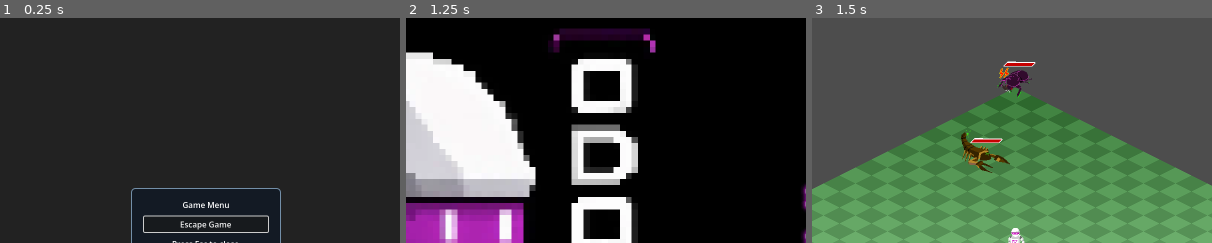
Above: before the commit, frames 1-3 (left to right).
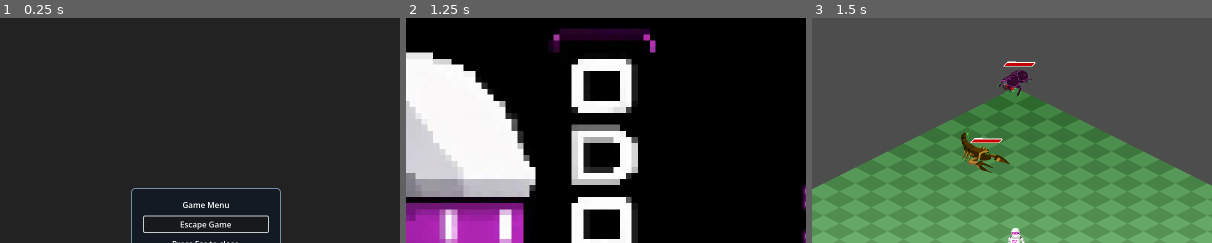
Above: after the commit, the same moments.

Repository: NoeRoberties/Odomat
Game: Godot game, scene res://Scenes/UI/InGameMenu/InGameMenu.tscn
Two runs of this game, one before a commit and one after it. Both use one fixed random seed, a clock stepped at 60 frames per second and the inputs below. This scene is started directly instead of the project's main scene.
Inputs:
- Up to frame 1 (0.25 s): no input
- Up to frame 2 (1.25 s): click "Escape Game" at 0.5 s
- Up to frame 3 (1.5 s): click "Start Game" at 1.25 s
The pictures show only the part of the screen within x 24-74%, y 0-50%; the shares and areas given below are measured in that part.

Frames 1-2 are identical in both runs. In frame 3, 0.1% of the frame differs, in the area x 46-54%, y 21-34%.

Commit message:
[ADD] Hurt animation for beetle

Diff:
--- a/godot-project/odomat/Scenes/Enemies/Beetle/Beetle.tscn
+++ b/godot-project/odomat/Scenes/Enemies/Beetle/Beetle.tscn
@@ -8,6 +8,18 @@
 
 [sub_resource type="CircleShape2D" id="CircleShape2D_7yyg5"]
 radius = 150.03
+
+[sub_resource type="AtlasTexture" id="AtlasTexture_edmr7"]
+atlas = ExtResource("2_edmr7")
+region = Rect2(0, 128, 80, 64)
+
+[sub_resource type="AtlasTexture" id="AtlasTexture_2etyk"]
+atlas = ExtResource("2_edmr7")
+region = Rect2(80, 128, 80, 64)
+
+[sub_resource type="AtlasTexture" id="AtlasTexture_r8ass"]
+atlas = ExtResource("2_edmr7")
+region = Rect2(160, 128, 80, 64)
 
 [sub_resource type="AtlasTexture" id="AtlasTexture_h6ba7"]
 atlas = ExtResource("2_edmr7")
@@ -35,6 +47,20 @@
 
 [sub_resource type="SpriteFrames" id="SpriteFrames_ygk7p"]
 animations = [{
+"frames": [{
+"duration": 1.0,
+"texture": SubResource("AtlasTexture_edmr7")
+}, {
+"duration": 1.0,
+"texture": SubResource("AtlasTexture_2etyk")
+}, {
+"duration": 1.0,
+"texture": SubResource("AtlasTexture_r8ass")
+}],
+"loop": false,
+"name": &"hurt",
+"speed": 5.0
+}, {
 "frames": [{
 "duration": 1.0,
 "texture": SubResource("AtlasTexture_h6ba7")
@@ -88,8 +114,9 @@
 
 [node name="AnimatedSprite2D" type="AnimatedSprite2D" parent="." unique_id=1628199959]
 sprite_frames = SubResource("SpriteFrames_ygk7p")
-animation = &"player_detected"
-frame_progress = 0.011055296
+animation = &"hurt"
+frame = 2
+frame_progress = 1.0
 
 [connection signal="body_entered" from="DetectionArea" to="." method="_on_detection_area_body_entered"]
 [connection signal="body_exited" from="DetectionArea" to="." method="_on_detection_area_body_exited"]
--- a/godot-project/odomat/Scripts/Enemies/Beetle/beetle.gd
+++ b/godot-project/odomat/Scripts/Enemies/Beetle/beetle.gd
@@ -54,7 +54,7 @@
 		_state = State.KNOCKBACKED
 		if _attack_timer != null:
 			_attack_timer.stop()
-		_animated_sprite.animation = "wandering"
+		_animated_sprite.animation = "hurt"
 
 
 func _place_health_bar() -> void:
Binary file changed: godot-project/odomat/Assets/Enemy/Mobs/Beetle/beetle.png
